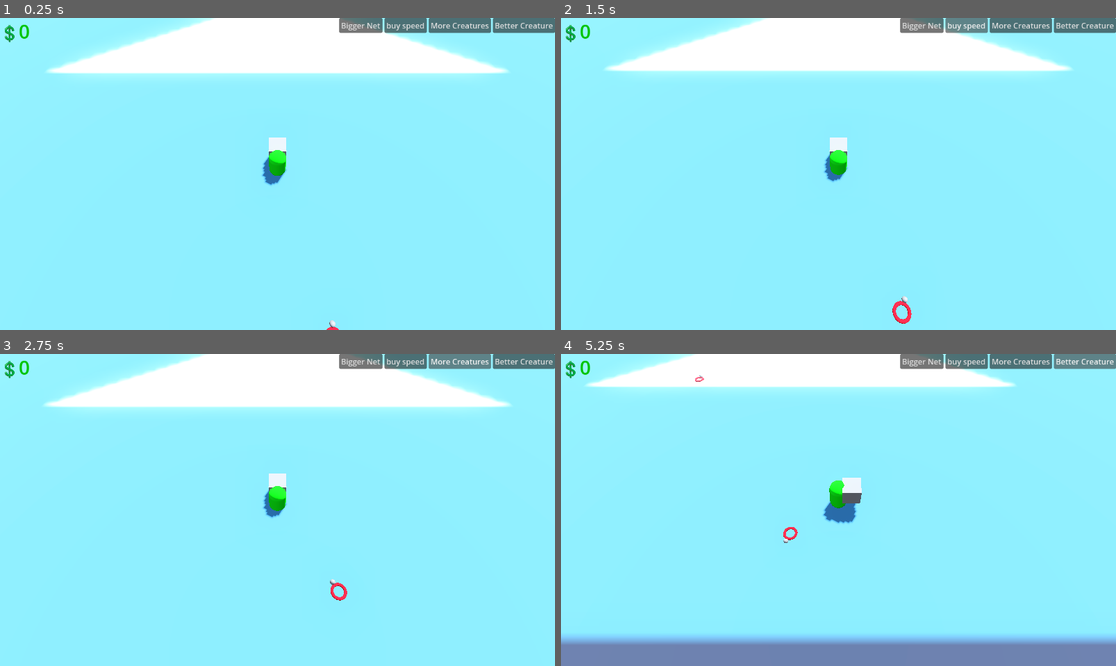
Above: before the commit, frames 1-4 (two rows, left to right).
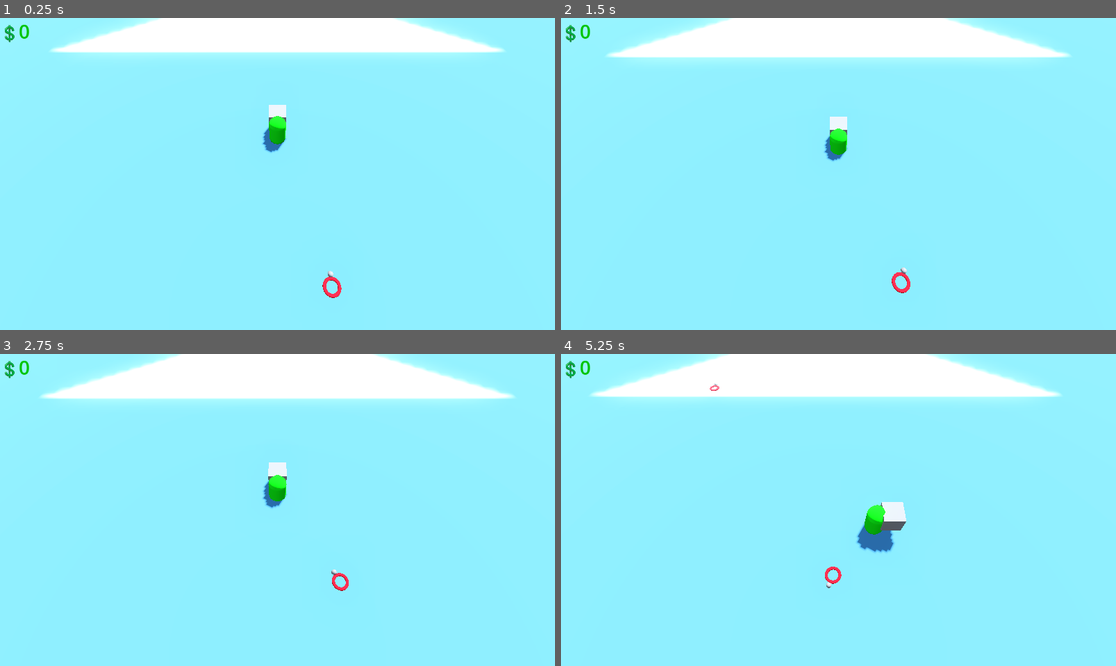
Above: after the commit, the same moments.

Repository: adamgiles1/ludum-dare-56
Game: Godot game, scene res://scenes/game.tscn
Same seed, same stepped clock (60 frames per second), same inputs: the game is played once before the commit and once after it. The engine's default icon, where the game draws it, is replaced by a stand-in: a white triangle on a blue panel in a dark square.
Inputs (mouse positions are in pixels of both pictures, inside the frame that each line leads up to):
- Up to frame 1 (0.25 s): no input
- Up to frame 2 (1.5 s): click (921, 24) at 0.5 s, where only the run before the commit has a clickable "Bigger Net"; click (966, 24) at 1.25 s, where only the run before the commit has a clickable "buy speed"
- Up to frame 3 (2.75 s): click (460, 360) at 2 s, where only the run before the commit has a clickable "More Creatures"
- Up to frame 4 (5.25 s): click (1082, 360) at 2.75 s, where only the run before the commit has a clickable "Better Creature"; hold D (right) 3.53-4.28 s; tap Space (capture) at 3.6, 4.35, 5.1 s; hold S (down) 4.28-5.03 s; hold D (right) from 5.03 s (still down)

The runs differ from the first frame. In frame 1, 10% of the frame differs, in the area x 8-100%, y 0-100%; in frame 2, 8.4%; in frame 3, 6.4%; in frame 4, 17%, in the area x 0-100%, y 0-100%.

Commit message:
More stuff done first day. Camera is fancy schmancy now

Diff:
--- a/autoloads/signals.gd
+++ b/autoloads/signals.gd
@@ -1 +1,3 @@
 extends Node
+
+signal upgrade_net
--- a/scenes/Camera.gd
+++ b/scenes/Camera.gd
@@ -1,5 +1,6 @@
 extends Camera3D
 
+var camera_speed = .01
 
 # Called when the node enters the scene tree for the first time.
 func _ready() -> void:
@@ -8,4 +9,19 @@
 
 # Called every frame. 'delta' is the elapsed time since the previous frame.
 func _process(delta: float) -> void:
-	global_position = Globals.player_pos + Vector3(0, 10, 6.5)
+	var target_x = Globals.player_pos.x
+	var target_z = Globals.player_pos.z + 6.5
+
+	var x = move_toward(global_position.x, target_x, camera_speed)
+	var z = move_toward(global_position.z, target_z, camera_speed)
+
+
+
+	global_position.x = limit_diff_to(x, target_x, 2)
+	global_position.z = limit_diff_to(z, target_z, 2)
+	global_position.y = 10
+
+func limit_diff_to(from: float, to: float, max_diff) -> float:
+	if abs(from - to) > max_diff:
+		return to + max_diff if from > to else to - max_diff
+	return from
--- a/scenes/Game.gd
+++ b/scenes/Game.gd
@@ -15,6 +15,16 @@
 var char_speed = 5
 var creature_tier = 1
 
+var net_button
+var speed_button
+var spawn_button
+var better_creatures_button
+var net_price = 50
+var speed_price = 5
+var creature_tier_price = 10
+var spawn_price = 5
+var money_mult = 2.0
+
 var money = 0
 @onready
 var money_label: RichTextLabel = $%MoneyLabel
@@ -31,6 +41,8 @@
 	if time_till_spawn < 0:
 		time_till_spawn = time_between_spawn
 		spawn_creature()
+	update_store()
+	set_money(money)
 
 func get_creature_scn() -> Creature:
 	if creature_tier >= 3 && randi_range(1,10) == 2:
@@ -53,44 +65,95 @@
 	$Creatures.add_child(init)
 
 func creature_caught(value: int) -> void:
-	print("caught creature with value %s" % value)
-	set_money(money + value)
+	print("caught creature with value %s and multiplier %s" % [value, money_mult])
+	set_money(money + value * money_mult)
 
 func set_money(num: int) -> void:
 	money = num
 	money_label.text = "💲" + str(num)
 
 func init_buttons() -> void:
-	var net_button = $%NetButton
+	net_button = $%NetButton
 	net_button.pressed.connect(handle_net_but)
 	net_button.focus_mode = Button.FOCUS_NONE
+	net_button.visible = false
 
-	var speed_button = $%SpeedButton
+	speed_button = $%SpeedButton
 	speed_button.pressed.connect(handle_speed_but)
 	speed_button.focus_mode = Button.FOCUS_NONE
+	speed_button.visible = false
 
-	var spawn_button = $%SpawnButton
+	spawn_button = $%SpawnButton
 	spawn_button.pressed.connect(handle_spawn_but)
 	spawn_button.focus_mode = Button.FOCUS_NONE
+	spawn_button.visible = false
 
-	var better_creatures_button = $%BetterCreaturesButton
+	better_creatures_button = $%BetterCreaturesButton
 	better_creatures_button.pressed.connect(handle_better_creatures_but)
 	better_creatures_button.focus_mode = Button.FOCUS_NONE
+	better_creatures_button.visible = false
 
 func handle_net_but():
+	money -= speed_price
+	net_price *= 10
+	if net_price > 300:
+		net_button.visible = false
 	print("purchased net")
+	net_size += 1
+	Signals.upgrade_net.emit()
+	net_button.disabled = true
 
 func handle_speed_but():
+	money -= speed_price
+	speed_price *= 5
+	if speed_price > 1000:
+		speed_button.visible = false
 	print("purchased speed")
-	char_speed *= 1.2
+	char_speed *= 1.25
+	speed_button.disabled = true
 
 func handle_spawn_but():
 	print("purchased spawn")
-	if time_between_spawn > 2:
-		time_between_spawn -= 1
-	else:
-		time_between_spawn *= .8
+	money -= spawn_price
+	spawn_price *= 5
+	if spawn_price > 1000:
+		spawn_button.visible = false
+	time_between_spawn *= .5
+	spawn_button.disabled = true
 
 func handle_better_creatures_but():
 	print("purchased better creatures")
+	money -= creature_tier_price
+	creature_tier_price *= 30
+	if creature_tier_price > 500:
+		better_creatures_button.visible = false
 	creature_tier += 1
+	better_creatures_button.disabled = true
+
+func update_store():
+	net_button.text = "Net Upgrade 💲%s" % net_price
+	spawn_button.text = "More Creatures 💲%s" % spawn_price
+	speed_button.text = "🥾 Faster Movement 💲%s" % speed_price
+	better_creatures_button.text = "Better Creatures 💲%s" % creature_tier_price
+
+	if net_price <= money:
+		enable_button(net_button)
+	else:
+		net_button.disabled = true
+	if spawn_price <= money:
+		enable_button(spawn_button)
+	else:
+		spawn_button.disabled = true
+	if speed_price <= money:
+		enable_button(speed_button)
+	else:
+		speed_button.disabled = true
+	if creature_tier_price <= money:
+		enable_button(better_creatures_button)
+	else:
+		better_creatures_button.disabled = true
+
+
+func enable_button(button: Button) -> void:
+	button.visible = true
+	button.disabled = false
--- a/scenes/player/Player.gd
+++ b/scenes/player/Player.gd
@@ -13,6 +13,9 @@
 
 var stun_time = -1
 var time_to_stun = .25
+
+func _ready() -> void:
+	Signals.upgrade_net.connect(net_upgrade_handle)
 
 func _physics_process(delta: float) -> void:
 	stun_time -= delta
@@ -52,3 +55,7 @@
 	if things.size() > 0:
 		for thing in things:
 			thing.get_parent().catch()
+
+func net_upgrade_handle() -> void:
+	print("upgrading net")
+	capture_hitbox.scale *= 2
Not shown, added: scenes/gam8B72.tmp
